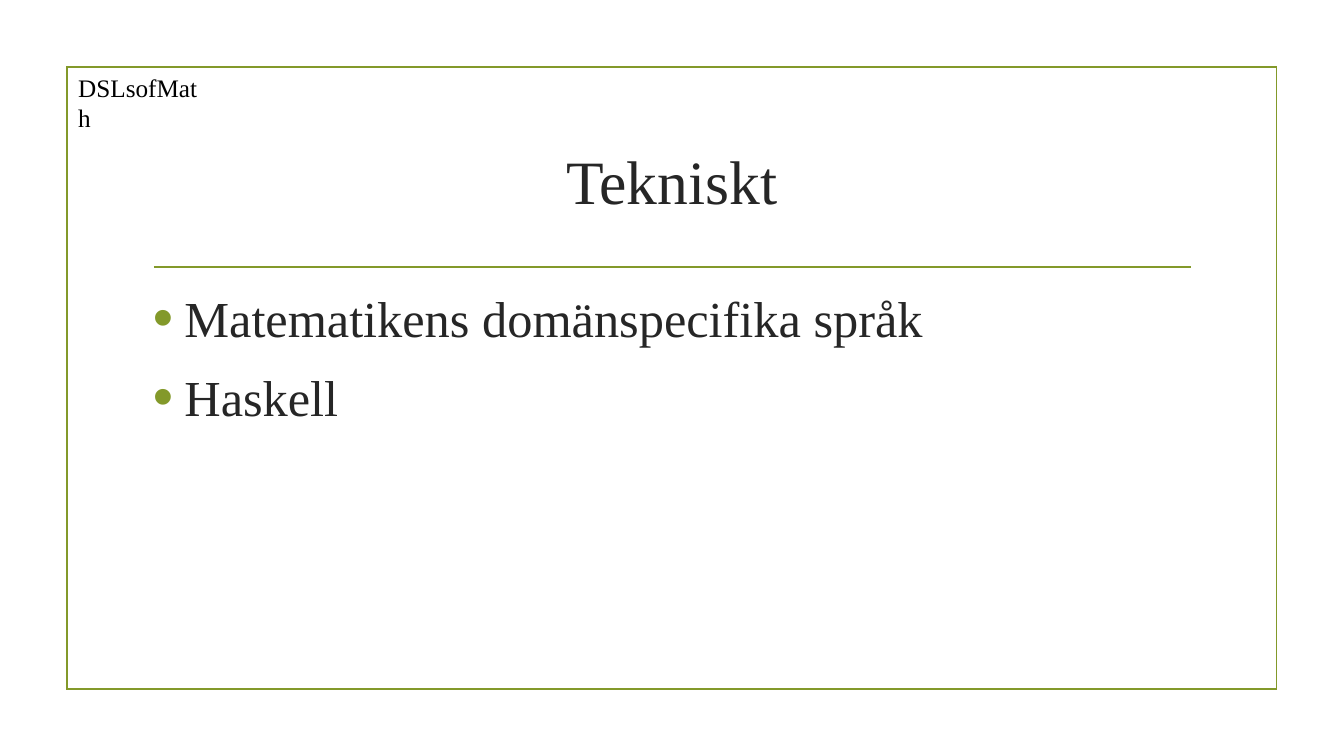
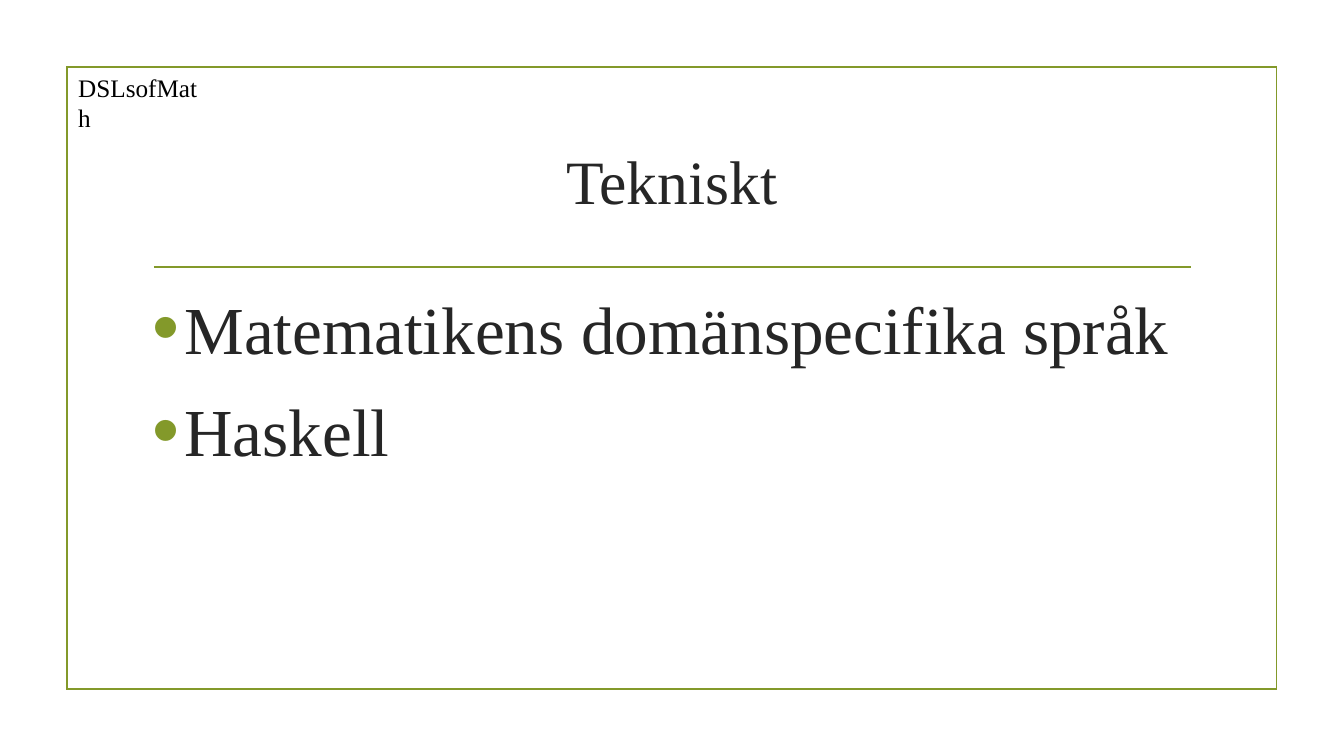
Before and after one commit to DSLsofMath/BScProj2016, a slide deck: slide 10 of Dokument/Halvtidspresentation/DSLsofMath.pptx. Drawn at 1344x756 pixels with LibreOffice and Linux fonts; fonts in the diff are those of the drawing; background and template pictures are left out. Boxes give left, top, right and bottom in pixels: in the first picture for what was removed or moved away, otherwise in the second. Text is boxed around its words. In the diff, an @@ line names an element or a change of style, - is before the commit and + after.

```diff
--- a/Dokument/Halvtidspresentation/DSLsofMath.pptx
+++ b/Dokument/Halvtidspresentation/DSLsofMath.pptx
@@ text "Matematikens domänspecifika språk" at box(184, 305, 1168, 457): size 36 to 48 pt; more space between paragraphs @@
```
Also in this commit, not shown: 2 other slides changed.
